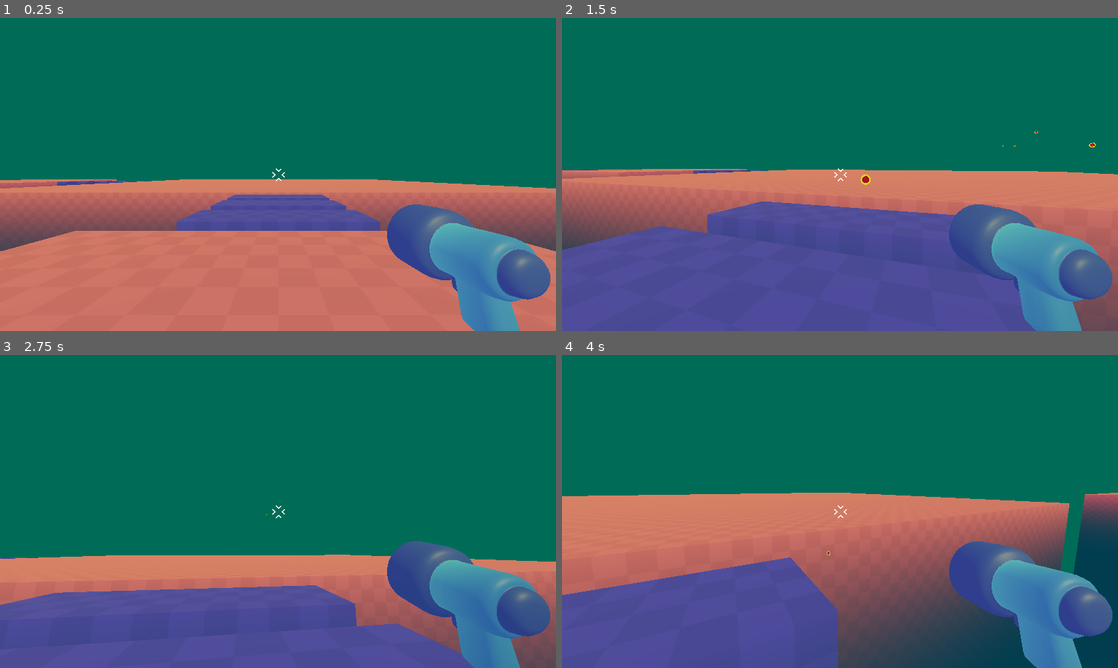
Above: before the commit, frames 1-4 (two rows, left to right).
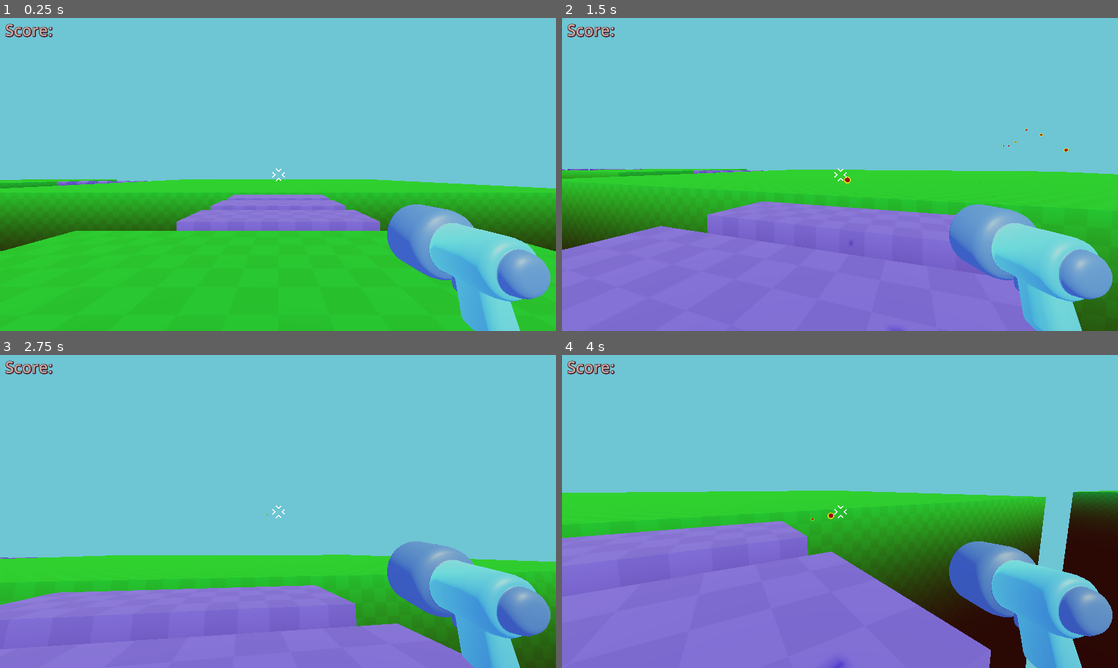
Above: after the commit, the same moments.

Repository: Vibhab-T/3D-Arena-Royale
Game: Godot game, scene res://scenes/game.tscn
Two runs of this game, one before a commit and one after it. Both use one fixed random seed, a clock stepped at 60 frames per second and the inputs below.
Inputs (mouse positions are in pixels of both pictures, inside the frame that each line leads up to):
- Up to frame 1 (0.25 s): no input
- Up to frame 2 (1.5 s): tap Enter at 0.5 s; move the mouse to (867, 174) at 0.52 s; press the mouse at (867, 174) at 0.53 s; hold W (move_forward) from 0.53 s (still down); tap Space (jump) at 0.77 s; move the mouse to (812, 174) at 1.27 s; release the mouse at (812, 174) at 1.28 s; click (812, 174) at 1.35 s
- Up to frame 3 (2.75 s): keep holding W (move_forward); tap Space (jump) at 1.52 s; move the mouse to (289, 505) at 2.02 s; hold Shift (sprint) from 2.03 s (still down); click (289, 505) at 2.3 s
- Up to frame 4 (4 s): keep holding W (move_forward); move the mouse to (834, 517) at 2.77 s; release Shift (sprint) at 2.78 s; click (834, 517) at 2.85 s; tap Space (jump) at 3.02, 3.77 s; move the mouse to (878, 514) at 3.52 s; press the mouse at (878, 514) at 3.53 s

The runs differ from the first frame. In frame 1, 100% of the frame differs, in the area x 0-100%, y 0-100%; in frame 2, 100%; in frame 3, 100%; in frame 4, 100%.

Commit message:
added exe file

Diff:
--- a/assets/mob/smoke_puff/material/inner_smoke.tres
+++ b/assets/mob/smoke_puff/material/inner_smoke.tres
@@ -1,17 +1,4 @@
-[gd_resource type="ShaderMaterial" load_steps=2 format=3 uid="uid://dr7gyunhpjiwf"]
-
-[ext_resource type="Shader" path="res://mob/smoke_puff/material/inner_smoke.gdshader" id="1_6ucfb"]
+[gd_resource type="ShaderMaterial" format=3 uid="uid://dr7gyunhpjiwf"]
 
 [resource]
 resource_local_to_scene = true
-render_priority = 0
-shader = ExtResource("1_6ucfb")
-shader_parameter/albedo = Color(1, 0.537255, 0.792157, 1)
-shader_parameter/progress = 0.0
-shader_parameter/smoothness = 0.01
-shader_parameter/ease = 2.0
-shader_parameter/base_scale = 1.1
-shader_parameter/deformation_scale = 1.0
-shader_parameter/texture_offset = 0.1
-shader_parameter/fresnel_offset = 0.5
-shader_parameter/global_alpha = 0.0
--- a/assets/mob/smoke_puff/material/outer_smoke.tres
+++ b/assets/mob/smoke_puff/material/outer_smoke.tres
@@ -1,12 +1,12 @@
 [gd_resource type="ShaderMaterial" load_steps=2 format=3 uid="uid://ctnipgxo3l72h"]
 
-[ext_resource type="Shader" path="res://mob/smoke_puff/material/outer_smoke.gdshader" id="1_0emiy"]
+[ext_resource type="Shader" path="res://assets/mob/smoke_puff/material/outer_smoke.gdshader" id="1_7od2j"]
 
 [resource]
 resource_local_to_scene = true
 render_priority = 0
-shader = ExtResource("1_0emiy")
-shader_parameter/albedo = Color(0.937255, 0.698039, 1, 1)
+shader = ExtResource("1_7od2j")
+shader_parameter/albedo = null
 shader_parameter/progress = 1.8
 shader_parameter/smoothness = 0.1
 shader_parameter/ease = 3.0
--- a/materials/platform.tres
+++ b/materials/platform.tres
@@ -3,6 +3,6 @@
 [ext_resource type="Texture2D" uid="uid://px2lruxuywac" path="res://assets/level/checkboard.png" id="1_nxf4n"]
 
 [resource]
-albedo_color = Color(0.975382, 0.464755, 0.588284, 1)
+albedo_color = Color(0, 0.563301, 0.221129, 1)
 albedo_texture = ExtResource("1_nxf4n")
 uv1_triplanar = true
--- a/scenes/bat.tscn
+++ b/scenes/bat.tscn
@@ -1,12 +1,15 @@
-[gd_scene load_steps=4 format=3 uid="uid://iwrqvrfn71vm"]
+[gd_scene load_steps=6 format=3 uid="uid://iwrqvrfn71vm"]
 
 [ext_resource type="Script" path="res://scripts/bat.gd" id="1_48osn"]
 [ext_resource type="PackedScene" uid="uid://dyltq6rowpht2" path="res://scenes/bat_model.tscn" id="1_fndak"]
+[ext_resource type="AudioStream" uid="uid://stl36m6ikvnj" path="res://assets/mob/mob_take_damage.wav" id="3_gxxub"]
+[ext_resource type="AudioStream" uid="uid://bou12i04r6g3t" path="res://assets/mob/mob_ko.wav" id="4_o6ph1"]
 
 [sub_resource type="SphereShape3D" id="SphereShape3D_ejibr"]
 radius = 0.35
 
 [node name="Bat" type="RigidBody3D"]
+collision_layer = 2
 gravity_scale = 0.0
 script = ExtResource("1_48osn")
 
@@ -19,4 +22,10 @@
 wait_time = 2.5
 one_shot = true
 
+[node name="HurtSound" type="AudioStreamPlayer3D" parent="."]
+stream = ExtResource("3_gxxub")
+
+[node name="KOSound" type="AudioStreamPlayer3D" parent="."]
+stream = ExtResource("4_o6ph1")
+
 [connection signal="timeout" from="Timer" to="." method="_on_timer_timeout"]
--- a/scenes/bullet_3d.tscn
+++ b/scenes/bullet_3d.tscn
@@ -9,6 +9,7 @@
 [node name="Bullet3D" type="Area3D"]
 transform = Transform3D(0.0207909, 0, 0.387399, 0, 0.387956, 0, -0.387399, 0, 0.0207909, 0.372663, 1.22593, -0.487783)
 top_level = true
+collision_mask = 3
 script = ExtResource("1_xb6bw")
 
 [node name="CollisionShape3D" type="CollisionShape3D" parent="."]
--- a/scenes/game.tscn
+++ b/scenes/game.tscn
@@ -1,5 +1,6 @@
-[gd_scene load_steps=6 format=3 uid="uid://bb6fvef3s8kko"]
-
+[gd_scene load_steps=9 format=3 uid="uid://bb6fvef3s8kko"]
+
+[ext_resource type="Script" path="res://scripts/game.gd" id="1_2lybv"]
 [ext_resource type="PackedScene" uid="uid://byhjomu1yrwcq" path="res://scenes/player.tscn" id="1_ooyx7"]
 [ext_resource type="Material" uid="uid://clyh3djqordmi" path="res://materials/platform.tres" id="1_rwdq6"]
 [ext_resource type="Material" uid="uid://d3emf2e8806t2" path="res://materials/bridge.tres" id="2_oha5r"]
@@ -7,19 +8,31 @@
 
 [sub_resource type="Environment" id="Environment_pmky1"]
 background_mode = 1
-background_color = Color(0.0231665, 0.391103, 0.320996, 1)
+background_color = Color(0.398614, 0.825433, 0.949014, 1)
 ambient_light_source = 2
-ambient_light_color = Color(0.841436, 0.687797, 0.612172, 1)
+ambient_light_color = Color(1, 1, 1, 1)
 tonemap_mode = 2
 tonemap_exposure = 1.45
 tonemap_white = 4.15
 fog_enabled = true
-fog_light_color = Color(0.0115418, 0.195091, 0.244395, 1)
+fog_light_color = Color(0.159969, 0.0494466, 0.0396833, 1)
+fog_light_energy = 0.8
+fog_sky_affect = 0.055
 fog_height = 1.14
 fog_height_density = 0.55
 adjustment_enabled = true
 
+[sub_resource type="LabelSettings" id="LabelSettings_y2a8t"]
+font_size = 56
+font_color = Color(0.764843, 0.664369, 0.611724, 1)
+outline_color = Color(0.0846899, 0.0846899, 0.0846899, 1)
+shadow_size = 10
+shadow_color = Color(0.245125, 0.0146353, 0.0977722, 0.890196)
+
+[sub_resource type="WorldBoundaryShape3D" id="WorldBoundaryShape3D_w150m"]
+
 [node name="Game" type="Node3D"]
+script = ExtResource("1_2lybv")
 
 [node name="Spawn" type="CSGBox3D" parent="."]
 transform = Transform3D(1, 0, 0, 0, 1, 0, 0, 0, 1, 0, -5, 0)
@@ -33,6 +46,7 @@
 [node name="DirectionalLight3D" type="DirectionalLight3D" parent="."]
 transform = Transform3D(0.965926, -0.183013, 0.183013, 0, 0.707107, 0.707107, -0.258819, -0.683013, 0.683013, 8, 130, 138)
 light_color = Color(0.727342, 0.755292, 0.104892, 1)
+shadow_enabled = true
 
 [node name="WorldEnvironment" type="WorldEnvironment" parent="."]
 environment = SubResource("Environment_pmky1")
@@ -281,5 +295,26 @@
 size = Vector3(56, 60, 43)
 material = ExtResource("1_rwdq6")
 
-[node name="Spawner" parent="." instance=ExtResource("4_44gci")]
+[node name="Spawners" type="Node" parent="."]
+
+[node name="Spawner" parent="Spawners" instance=ExtResource("4_44gci")]
 transform = Transform3D(1, 0, 0, 0, 1, 0, 0, 0, 1, 0, 0, 40.5404)
+
+[node name="Spawner2" parent="Spawners" instance=ExtResource("4_44gci")]
+transform = Transform3D(1, 0, 0, 0, 1, 0, 0, 0, 1, 89.821, 1.08333, 61.5404)
+
+[node name="Label" type="Label" parent="."]
+offset_right = 230.0
+offset_bottom = 60.0
+text = " Score: "
+label_settings = SubResource("LabelSettings_y2a8t")
+
+[node name="KillPlane" type="Area3D" parent="."]
+
+[node name="CollisionShape3D" type="CollisionShape3D" parent="KillPlane"]
+transform = Transform3D(1, 0, 0, 0, 1, 0, 0, 0, 1, 0, -22.2042, 0)
+shape = SubResource("WorldBoundaryShape3D_w150m")
+
+[connection signal="mob_spawned" from="Spawners/Spawner" to="." method="_on_spawner_mob_spawned"]
+[connection signal="mob_spawned" from="Spawners/Spawner2" to="." method="_on_spawner_mob_spawned"]
+[connection signal="body_entered" from="KillPlane" to="." method="_on_kill_plane_body_entered"]
--- a/scenes/player.tscn
+++ b/scenes/player.tscn
@@ -1,13 +1,15 @@
-[gd_scene load_steps=5 format=3 uid="uid://byhjomu1yrwcq"]
+[gd_scene load_steps=6 format=3 uid="uid://byhjomu1yrwcq"]
 
 [ext_resource type="PackedScene" uid="uid://b6a78hqcgie48" path="res://assets/player/simple_gun/gun_model.glb" id="1_2p0nu"]
 [ext_resource type="Script" path="res://scripts/player.gd" id="1_576ma"]
 [ext_resource type="Texture2D" uid="uid://b310pv4r63ue2" path="res://assets/player/reticle.png" id="3_tajks"]
+[ext_resource type="AudioStream" uid="uid://ey3rl0ypv1h2" path="res://assets/player/gun_shoot.wav" id="4_nlvp1"]
 
 [sub_resource type="CapsuleShape3D" id="CapsuleShape3D_ith6u"]
 height = 2.05498
 
 [node name="Player" type="CharacterBody3D"]
+collision_mask = 3
 script = ExtResource("1_576ma")
 
 [node name="CollisionShape3D" type="CollisionShape3D" parent="."]
@@ -39,5 +41,8 @@
 expand_mode = 1
 
 [node name="Timer" type="Timer" parent="."]
-wait_time = 0.2
+wait_time = 0.1
 one_shot = true
+
+[node name="AudioStreamPlayer" type="AudioStreamPlayer" parent="."]
+stream = ExtResource("4_nlvp1")
--- a/scenes/spawner_model.tscn
+++ b/scenes/spawner_model.tscn
@@ -27,6 +27,21 @@
 roughness = 0.0
 rim_enabled = true
 
+[sub_resource type="Animation" id="Animation_cu2jd"]
+length = 0.001
+tracks/0/type = "value"
+tracks/0/imported = false
+tracks/0/enabled = true
+tracks/0/path = NodePath("Top:rotation")
+tracks/0/interp = 1
+tracks/0/loop_wrap = true
+tracks/0/keys = {
+"times": PackedFloat32Array(0),
+"transitions": PackedFloat32Array(1),
+"update": 0,
+"values": [Vector3(0, 0, 0)]
+}
+
 [sub_resource type="Animation" id="Animation_flwwm"]
 resource_name = "rotor"
 loop_mode = 1
@@ -41,21 +56,6 @@
 "transitions": PackedFloat32Array(1, 1),
 "update": 0,
 "values": [Vector3(0, 0, 0), Vector3(0, 6.28319, 0)]
-}
-
-[sub_resource type="Animation" id="Animation_cu2jd"]
-length = 0.001
-tracks/0/type = "value"
-tracks/0/imported = false
-tracks/0/enabled = true
-tracks/0/path = NodePath("Top:rotation")
-tracks/0/interp = 1
-tracks/0/loop_wrap = true
-tracks/0/keys = {
-"times": PackedFloat32Array(0),
-"transitions": PackedFloat32Array(1),
-"update": 0,
-"values": [Vector3(0, 0, 0)]
 }
 
 [sub_resource type="AnimationLibrary" id="AnimationLibrary_adihm"]
--- a/scripts/bat.gd
+++ b/scripts/bat.gd
@@ -2,9 +2,13 @@
 @onready var bat_model: Node3D = $bat_model
 @onready var player = get_node("/root/Game/Player")
 @onready var timer: Timer = $Timer
+@onready var hurt_sound: AudioStreamPlayer3D = $HurtSound
+@onready var ko_sound: AudioStreamPlayer3D = $KOSound
 
 var SPEED = 4
 var HEALTH = 3
+
+signal mob_death()
 
 func _physics_process(delta: float) -> void:
 	var direction = global_position.direction_to(player.global_position)
@@ -18,16 +22,18 @@
 		return
 
 	bat_model.hurt();
-
 	HEALTH -= 1
+	hurt_sound.play()
 
 	if HEALTH == 0:
 		set_physics_process(false)
 		gravity_scale = 1.0
 		var direction = -1.0 * global_position.direction_to(player.global_position)
 		var up_force = Vector3.UP * randf_range(1.0, 5.0)
-		apply_central_impulse(direction * 10.0 + up_force)
+		apply_central_impulse(direction * 20.0 + up_force)
 		timer.start()
+		ko_sound.play()
+		mob_death.emit()
 
 
 func _on_timer_timeout() -> void:
--- /dev/null
+++ b/scripts/game.gd
@@ -0,0 +1,16 @@
+extends Node3D
+@onready var score_label: Label = $Label
+
+var player_score = 0
+
+func increase_score():
+	player_score += 1
+	score_label.text = "Score: " + str(player_score)
+
+
+func _on_spawner_mob_spawned(mob: Variant) -> void:
+	mob.mob_death.connect(increase_score)
+
+
+func _on_kill_plane_body_entered(body: Node3D) -> void:
+	get_tree().reload_current_scene.call_deferred()
--- a/scripts/player.gd
+++ b/scripts/player.gd
@@ -3,6 +3,7 @@
 @onready var marker: Marker3D = $Camera3D/gun_model/Marker3D
 @onready var camera: Camera3D = $Camera3D
 @onready var timer: Timer = $Timer
+@onready var audio_stream_player: AudioStreamPlayer = $AudioStreamPlayer
 
 const BULLET = preload("res://scenes/bullet_3d.tscn")
 
@@ -60,3 +61,5 @@
 	new_bullet.global_transform = marker.global_transform
 
 	timer.start()
+
+	audio_stream_player.play()
--- a/scripts/spawner.gd
+++ b/scripts/spawner.gd
@@ -4,7 +4,11 @@
 
 @export var Mob_To_Spawn: PackedScene = null
 
+signal mob_spawned(mob)
+
 func _on_timer_timeout() -> void:
 	var new_mob = Mob_To_Spawn.instantiate()
 	add_child(new_mob)
 	new_mob.global_position = marker_3d.global_position
+
+	mob_spawned.emit(new_mob)
Not shown, added: export_presets.cfg
Not shown, added: Bats Bats Bats.console.exe
Not shown, added: Bats Bats Bats.exe
Not shown, added: Bats Bats Bats.pck
